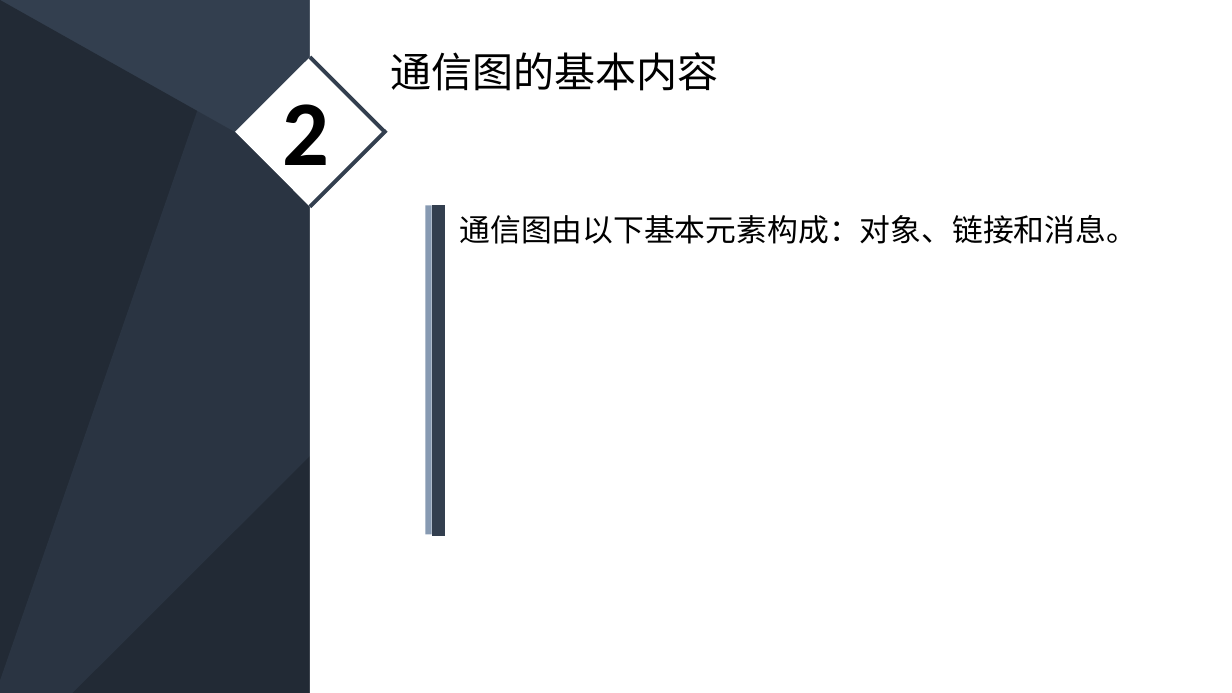
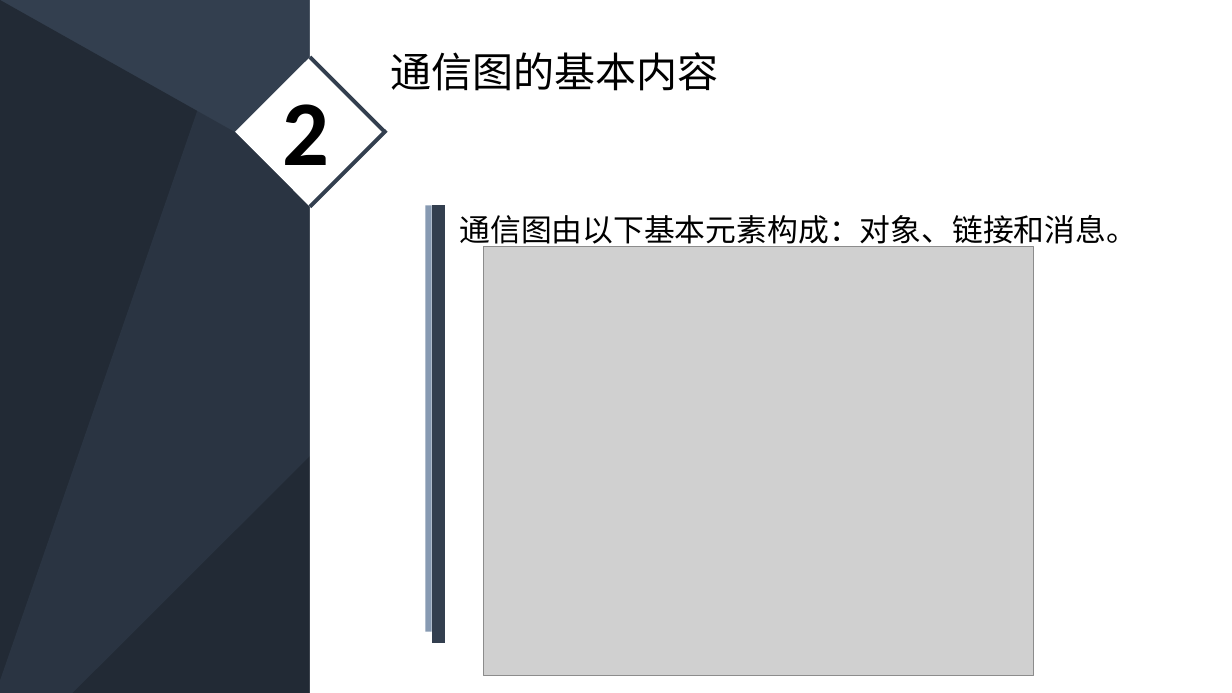
Before and after one commit to PRD2018-G03/PRD2018-G03-SoftwareEngineeringProject, a slide deck: slide 3 of 非受控文档/2_叶柏成/PPT/深蓝低调稳重商务PPT模板.pptx. Drawn at 1232x693 pixels with LibreOffice and Linux fonts; fonts in the diff are those of the drawing; grey boxes stand for pictures. Boxes give left, top, right and bottom in pixels: in the first picture for what was removed or moved away, otherwise in the second. Text is boxed around its words. In the diff, an @@ line names an element or a change of style, - is before the commit and + after.

```diff
--- a/非受控文档/2_叶柏成/PPT/深蓝低调稳重商务PPT模板.pptx
+++ b/非受控文档/2_叶柏成/PPT/深蓝低调稳重商务PPT模板.pptx
@@ line moved from (429, 205) - (429, 534) to (429, 205) - (429, 632) @@
@@ line moved from (438, 205) - (438, 536) to (438, 205) - (438, 643) @@
@@ picture added at bbox=[483, 247, 1034, 677] @@
```
Also in this commit, not shown: 2 other slides changed, 6 slides added, 7 slides removed.
